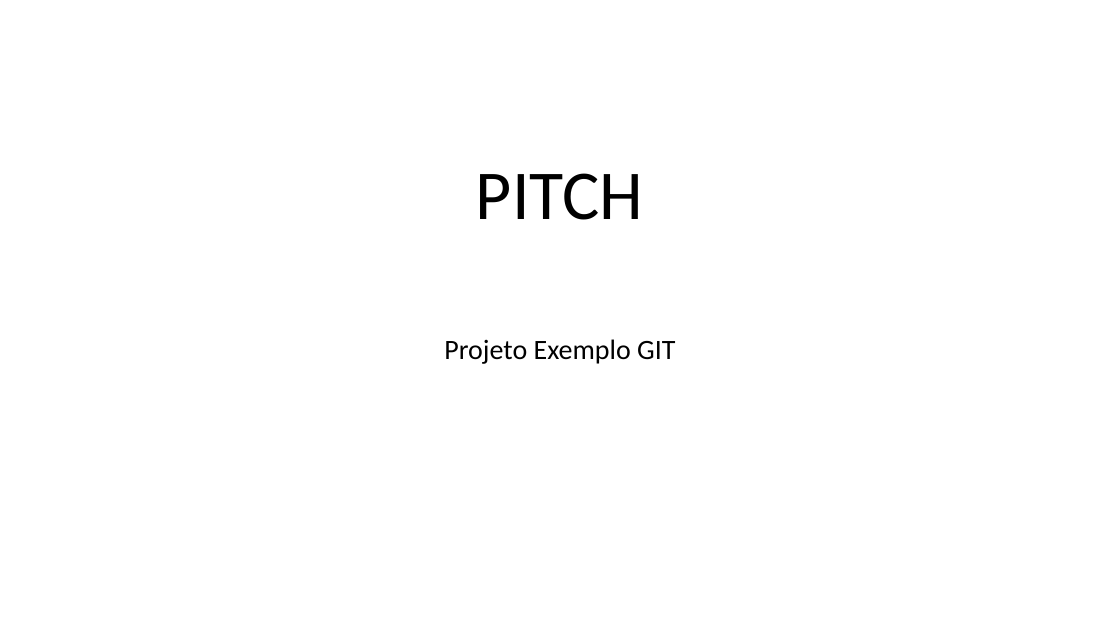
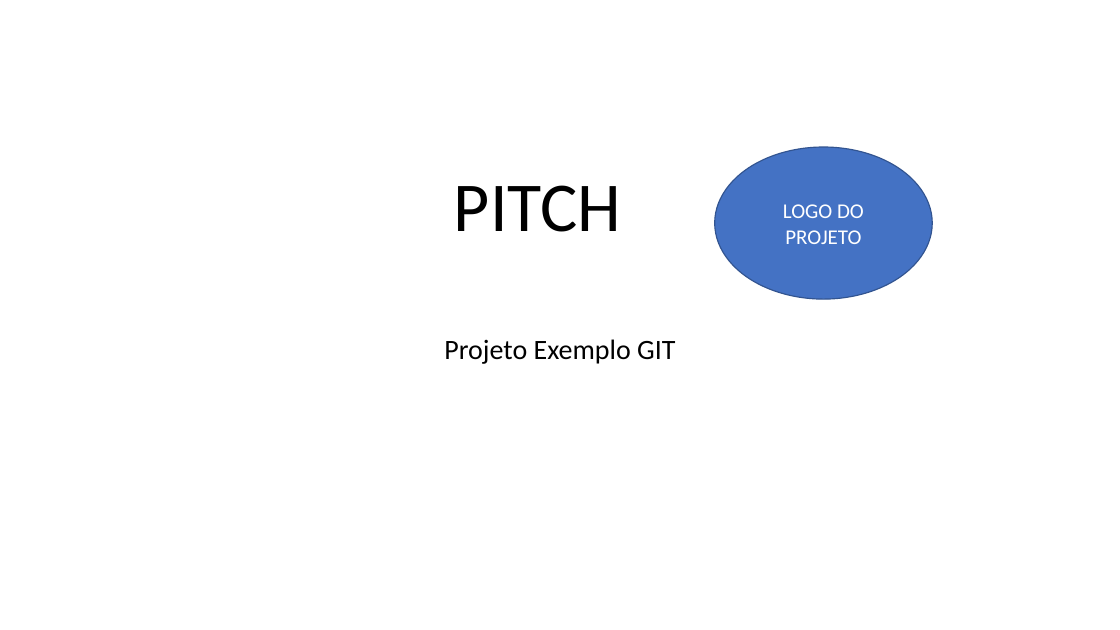
Before and after one commit to RenanLeite7/3SIT-ExemploGIT-2024, a slide deck: slide 1 of PastaDocumentos/PITCH.pptx. Drawn at 1120x630 pixels with LibreOffice and Linux fonts; fonts in the diff are those of the drawing. Boxes give left, top, right and bottom in pixels: in the first picture for what was removed or moved away, otherwise in the second. Text is boxed around its words. In the diff, an @@ line names an element or a change of style, - is before the commit and + after.

Commit message:
2a versão do PITCHcom logo adicionado

```diff
--- a/PastaDocumentos/PITCH.pptx
+++ b/PastaDocumentos/PITCH.pptx
@@ title "PITCH": place and size @@
-title "PITCH" at (476, 173, 643, 220)
+title "PITCH" at (454, 185, 621, 232)
@@ ellipse added at (715, 147, 933, 299), fill #4472C4, outline #325491 1 pt, 18 pt, text #FFFFFF @@
+LOGO DO PROJETO
```
